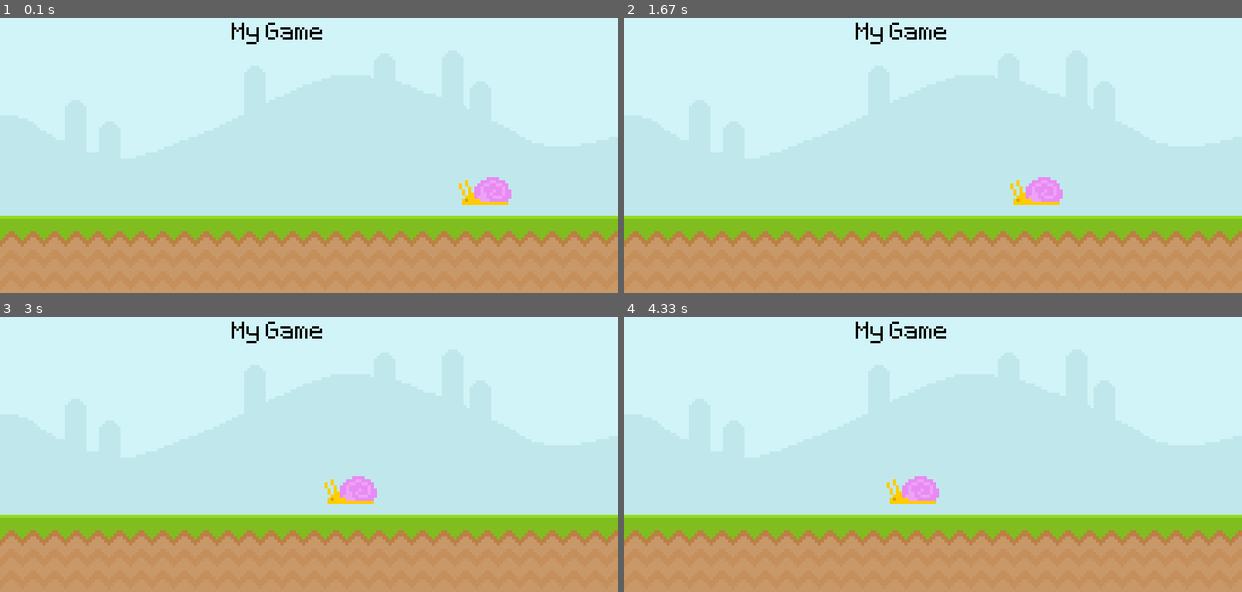
Above: before the commit, frames 1-4 (two rows, left to right).
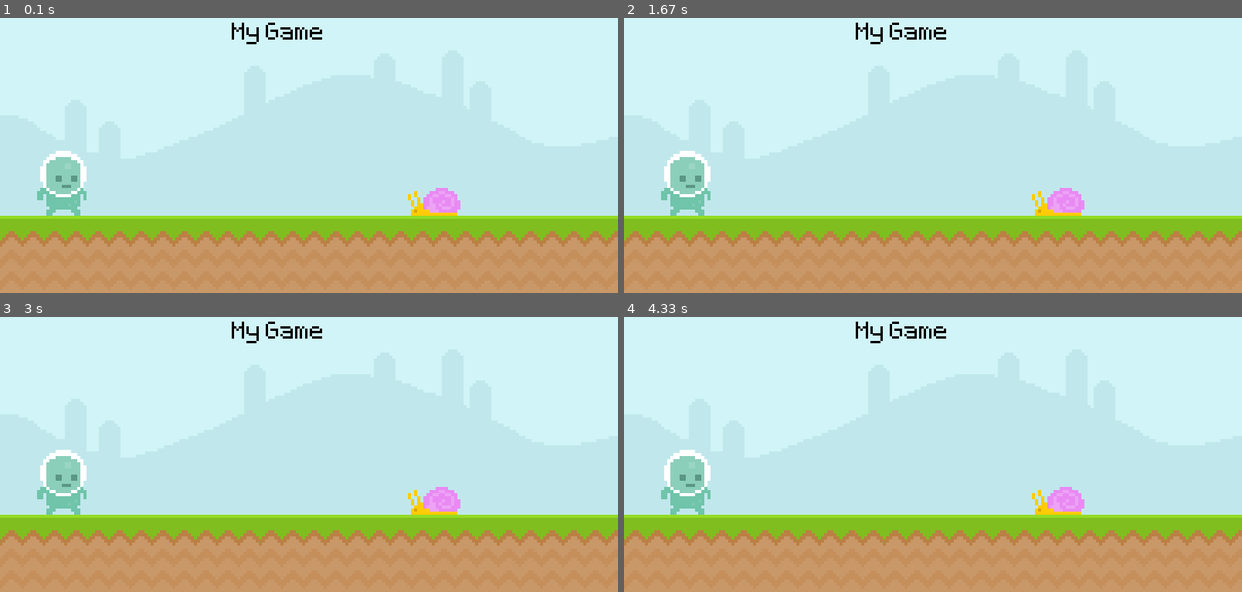
Above: after the commit, the same moments.

Repository: kalc1/Pygame-Test
Game: pygame game, started from Initial File.py
Same seed, same stepped clock (60 frames per second), same inputs: the game is played once before the commit and once after it.
Inputs:
- Up to frame 1 (0.1 s): no input
- Up to frame 2 (1.67 s): no input
- Up to frame 3 (3 s): no input
- Up to frame 4 (4.33 s): no input

The runs differ from the first frame. In frame 1, 2.7% of the frame differs, in the area x 6-83%, y 48-72%; in frame 2, 2.5%; in frame 3, 2.7%; in frame 4, 2.7%.

Commit message:
create rectangles around 'player' and 'snail'

Diff:
--- a/Initial File.py
+++ b/Initial File.py
@@ -13,7 +13,10 @@
 text_surface = test_font.render('My Game', False, 'Black') # (text, Anti-Aliasing, color)
 
 snail_surface = pygame.image.load('C:/Users\kalco\Coding Projects\Python\Pygame-Test\graphics\snail\snail1.png').convert_alpha()
-snail_x_pos = 600
+snail_rect = snail_surface.get_rect(bottomright = (600, 300))
+
+player_surface = pygame.image.load('C:/Users\kalco\Coding Projects\Python\Pygame-Test\graphics\player\player_walk_1.png').convert_alpha()
+player_rect = player_surface.get_rect(midbottom = (80,300))
 
 running = True
 while running:
@@ -27,10 +30,9 @@
     screen.blit(sky_surface, (0,0))
     screen.blit(ground_surface, (0,300))
     screen.blit(text_surface, (300, 50))
-    snail_x_pos -= 1
-    if snail_x_pos < -100:
-        snail_x_pos = 800
-    screen.blit(snail_surface, (snail_x_pos, 250))
+
+    screen.blit(snail_surface, snail_rect)
+    screen.blit(player_surface, player_rect)
 
     # update everything
     pygame.display.update()
